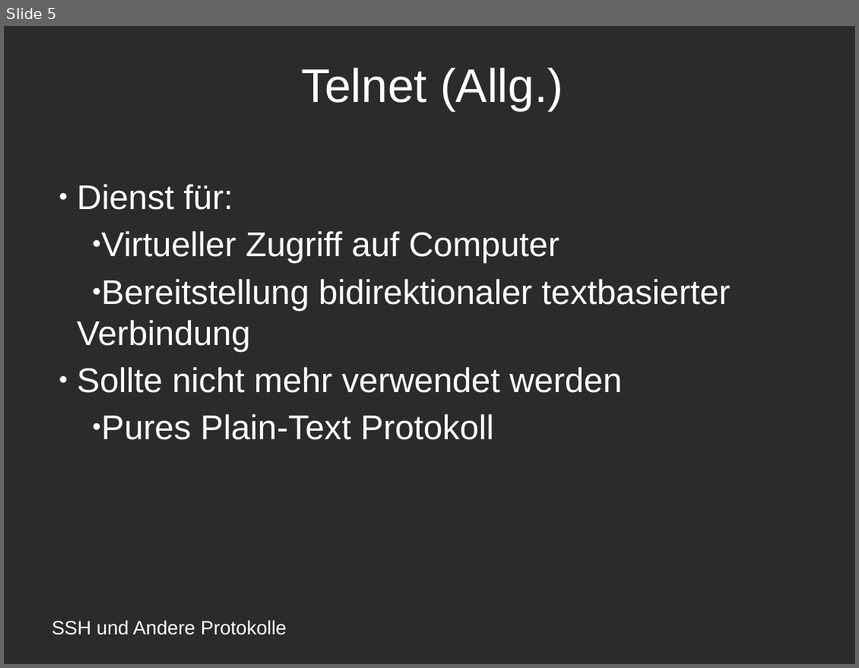
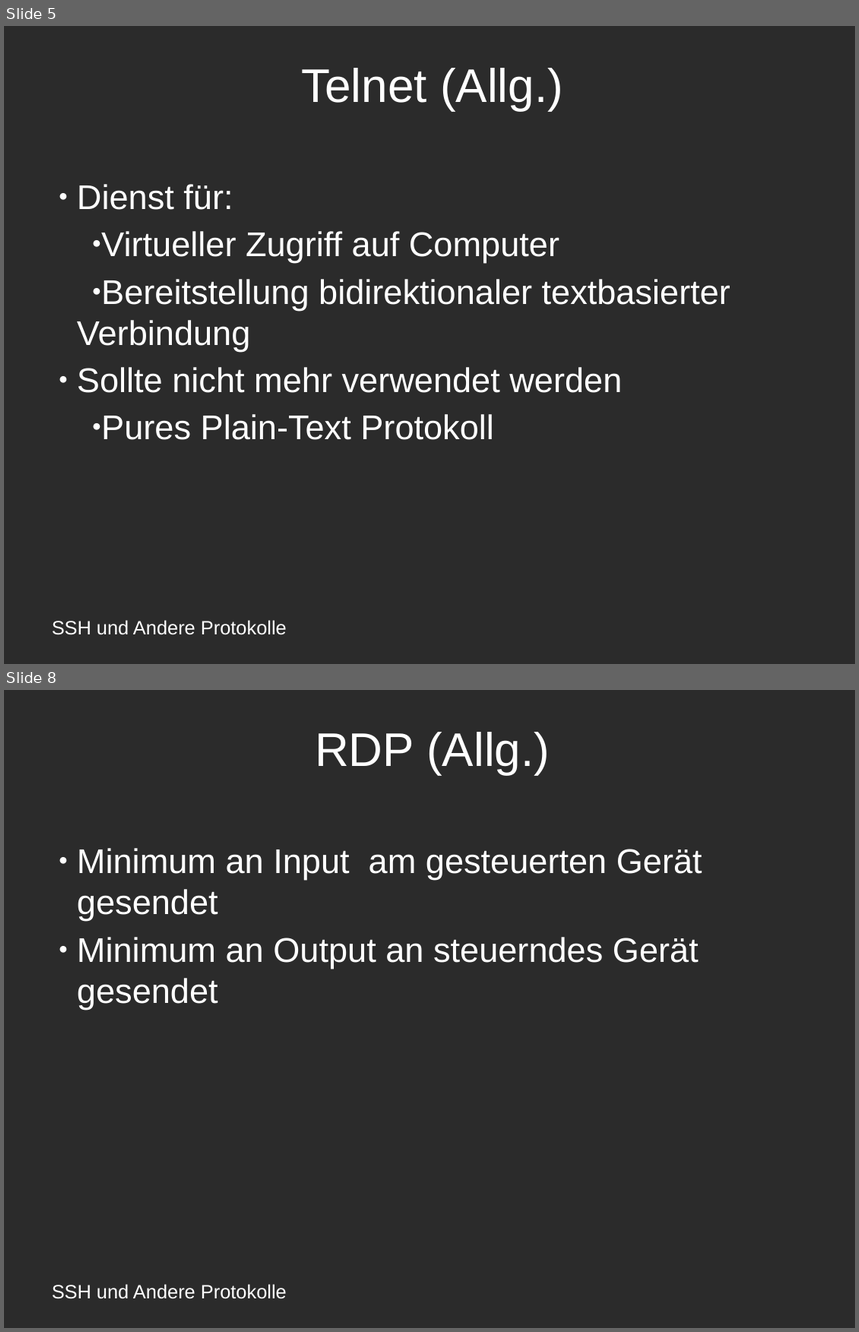
Before and after one commit to amlispolska/SSH-Projekt, a slide deck: ssh-presentation.odp. Shown one above the other, each under a label of ours: slide 5 before the commit, slides 5 and 8 after it; the slides between them are not shown. The pictures are 859x668 and 859x1332 pixels, drawn with LibreOffice and Linux fonts; fonts in the diff are those of the drawing; background and template pictures are left out; a plain dark background stands for a picture behind light text. Boxes give left, top, right and bottom in pixels: in the first picture for what was removed or moved away, otherwise in the second. Text is boxed around its words. In the diff, an @@ line names an element or a change of style, - is before the commit and + after.

```diff
--- a/ssh-presentation.odp
+++ b/ssh-presentation.odp
@@ slide 8 added at (4, 690, 855, 1328), background picture (left out) @@
@@ title added at (315, 732, 550, 775), 44 pt, text #FFFFFF @@
+RDP (Allg.)
@@ subtitle added at (77, 848, 702, 1009), 32 pt, text #FFFFFF @@
+● Minimum an Input am gesteuerten Gerät gesendet
+● Minimum an Output an steuerndes Gerät gesendet
@@ text added at (52, 1284, 287, 1300), 18 pt, text #FFFFFF @@
+SSH und Andere Protokolle
```
Also in this commit, not shown: 2 slides changed, 2 other slides added, 1 other file.
